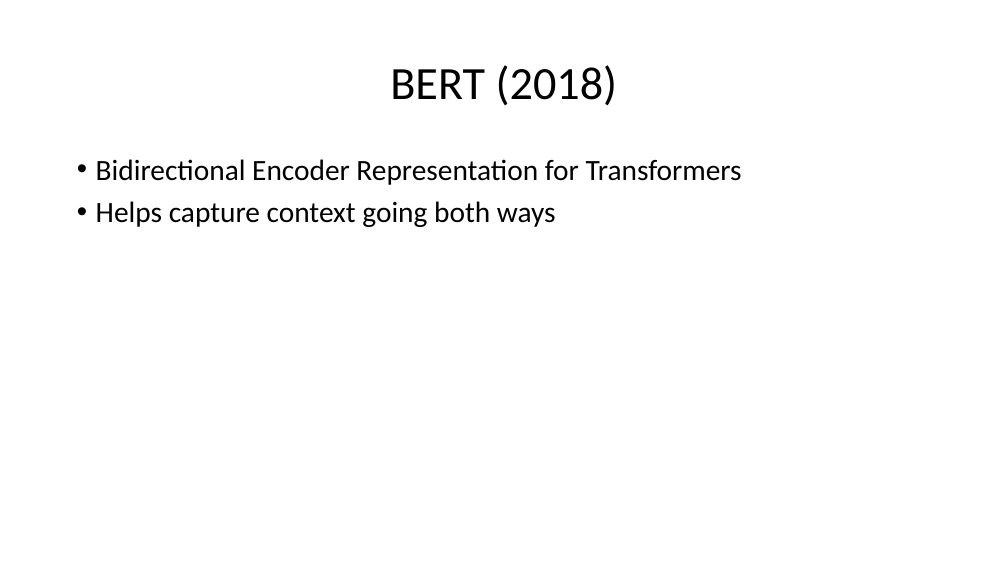
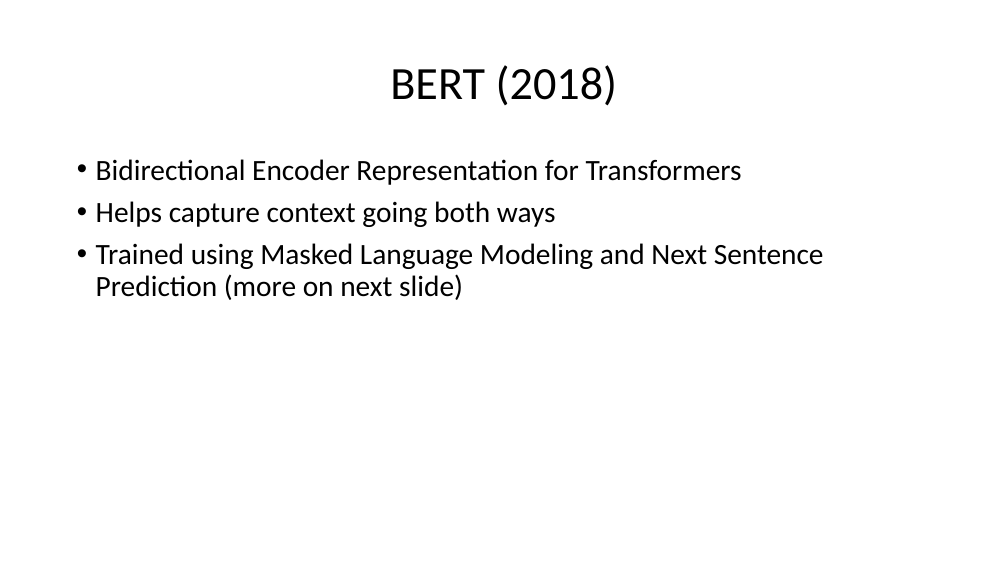
Before and after one commit to Lsnow987/document-embeddings, a slide deck: slide 4 of presentation.pptx. Drawn at 1008x567 pixels with LibreOffice and Linux fonts; fonts in the diff are those of the drawing. Boxes give left, top, right and bottom in pixels: in the first picture for what was removed or moved away, otherwise in the second. Text is boxed around its words. In the diff, an @@ line names an element or a change of style, - is before the commit and + after.

```diff
--- a/presentation.pptx
+++ b/presentation.pptx
@@ text at (96,243,824,300): paragraph added @@
+• Trained using Masked Language Modeling and Next Sentence Prediction (more on next slide)
```
Also in this commit, not shown: 2 other slides changed.
